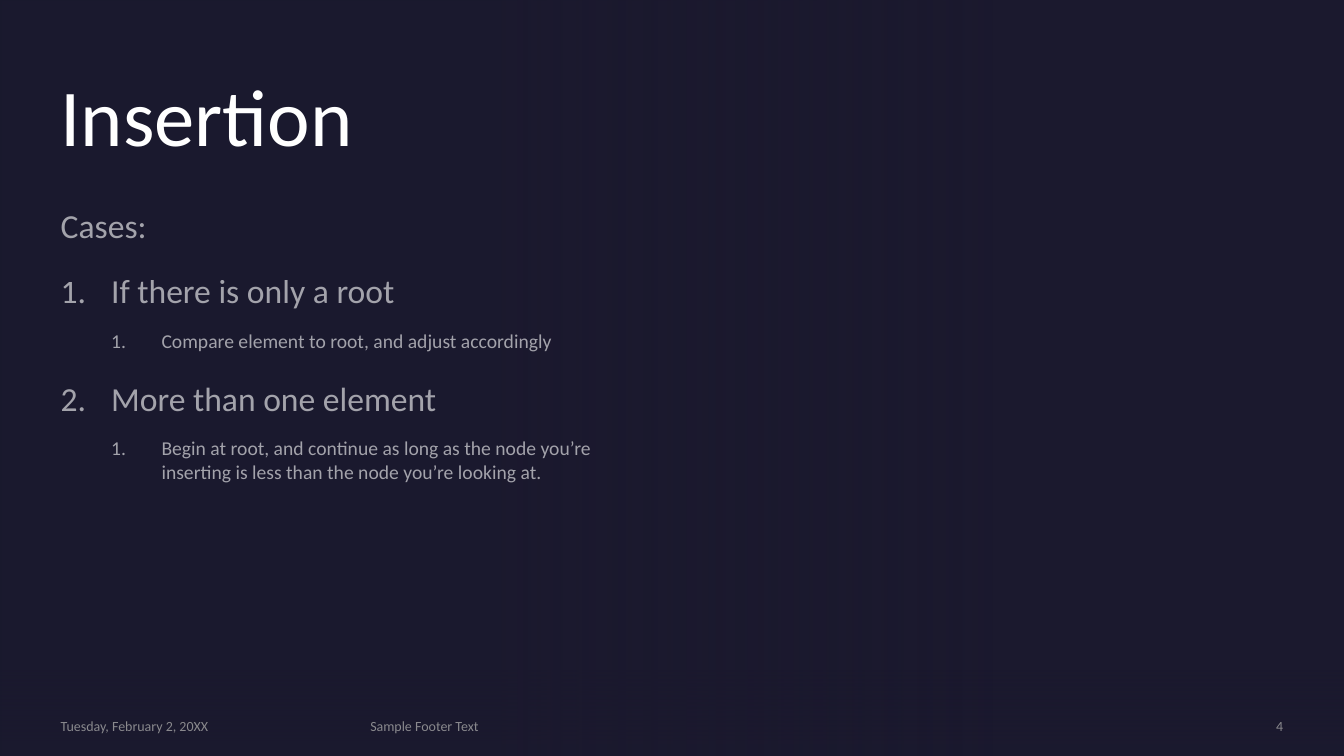
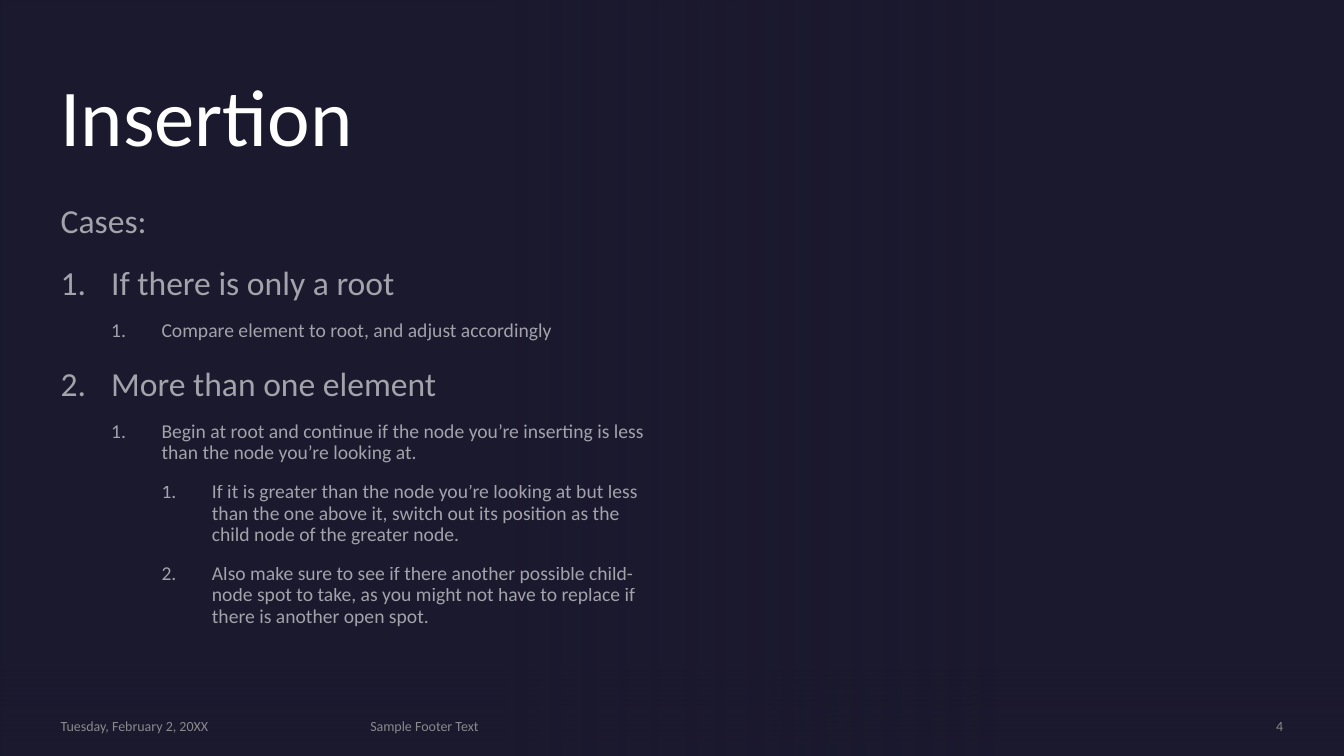
Before and after one commit to NoamBenS/Class-Projects, a slide deck: slide 4 of Heap-Presentation/Heap API and Logic.pptx. Drawn at 1344x756 pixels with LibreOffice and Linux fonts; fonts in the diff are those of the drawing; background and template pictures are left out. Boxes give left, top, right and bottom in pixels: in the first picture for what was removed or moved away, otherwise in the second. Text is boxed around its words. In the diff, an @@ line names an element or a change of style, - is before the commit and + after.

```diff
--- a/Heap-Presentation/Heap API and Logic.pptx
+++ b/Heap-Presentation/Heap API and Logic.pptx
@@ subtitle at [61,211,551,396]: line spacing 1 to 0.9 @@
@@ subtitle at [162,424,644,626]: text changed @@
-  1. Begin at root, and continue as long as the node you’re inserting is less than the node you’re looking at.
+  1. Begin at root and continue if the node you’re inserting is less than the node you’re looking at.
+    1. If it is greater than the node you’re looking at but less than the one above it, switch out its position as the child node of the greater node.
+    2. Also make sure to see if there another possible child-node spot to take, as you might not have to replace if there is another open spot.
```
Also in this commit, not shown: 1 other slide changed, 2 slides added, 8 slides removed.
